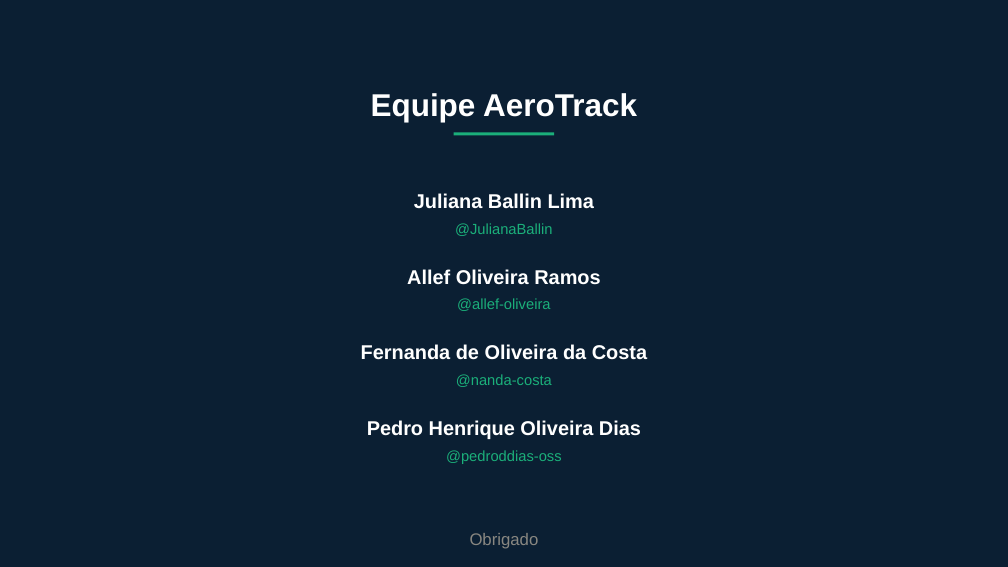
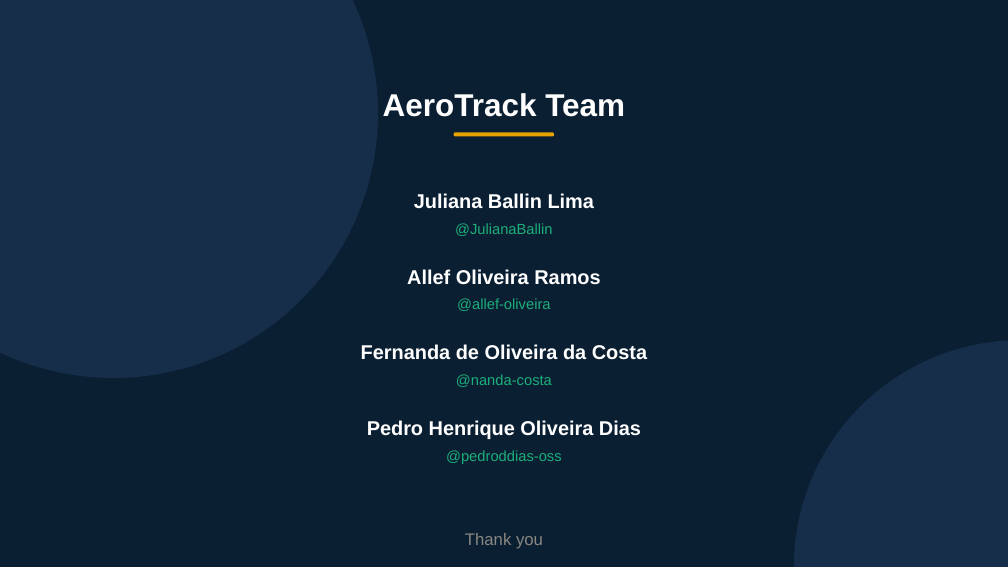
Before and after one commit to JulianaBallin/AeroTrack, a slide deck: slide 16 of docs/evidencias/AeroTrack-Apresentacao-Modulo6.pptx (slide 14 before the commit). Drawn at 1008x567 pixels with LibreOffice and Linux fonts; fonts in the diff are those of the drawing. Boxes give left, top, right and bottom in pixels: in the first picture for what was removed or moved away, otherwise in the second. Text is boxed around its words. In the diff, an @@ line names an element or a change of style, - is before the commit and + after.

Commit message:
docs(apresentacao): rebuild slides as a problem-first story with richer visuals
Restructures the deck: it opens on the human cost of not tracking air
quality, builds concern with an icon-led "what goes wrong" slide, then
reveals AeroTrack as the answer before walking through the
architecture, pipelines, treatment, database, indicators, dashboard
and validated results. Adds rounded cards, gradients, soft shadows and
custom icons throughout, and reuses the new architecture flowchart and
dashboard screenshots.

```diff
--- a/docs/evidencias/AeroTrack-Apresentacao-Modulo6.pptx
+++ b/docs/evidencias/AeroTrack-Apresentacao-Modulo6.pptx
@@ rounded rectangle added at (0, 0, 378, 378), fill #162E4A @@
@@ text at (383, 93, 625, 117): text changed @@
-Equipe AeroTrack
+AeroTrack Team
@@ rectangle removed at (454, 132, 554, 135) @@
@@ rounded rectangle added at (454, 132, 554, 137), fill #E8A300 @@
@@ rounded rectangle added at (794, 340, 1008, 567), fill #162E4A @@
@@ text at (465, 533, 543, 549): text changed @@
-Obrigado
+Thank you
```
Also in this commit, not shown: 2 other slides changed, 13 slides added, 11 slides removed, 1 other file.
